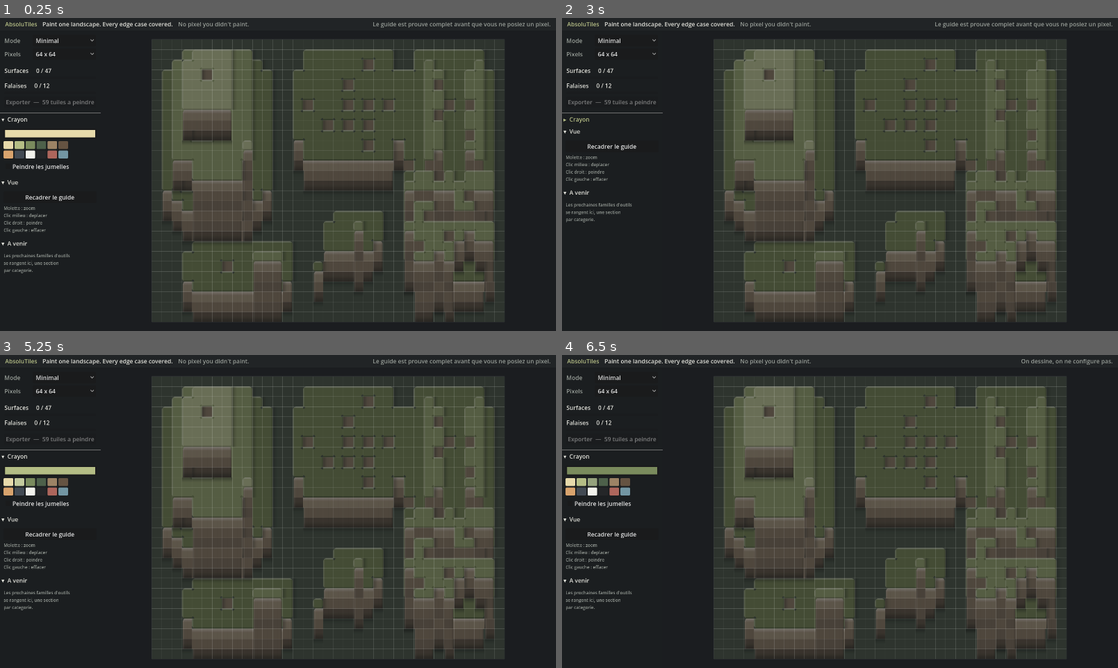
Above: before the commit, frames 1-4 (two rows, left to right).
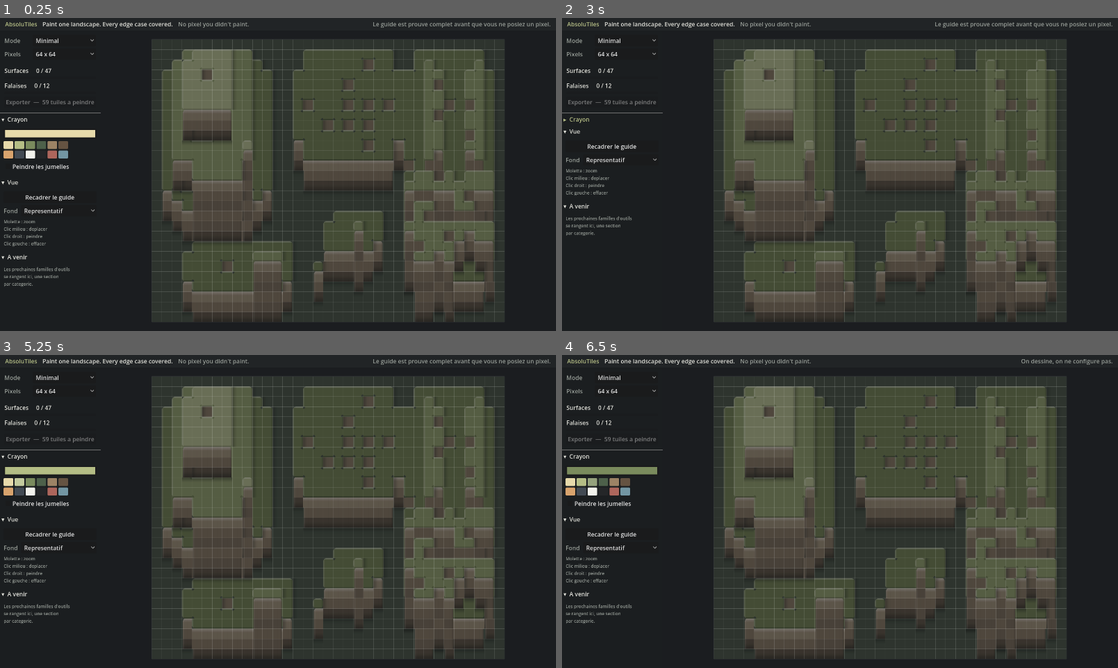
Above: after the commit, the same moments.

Repository: darref/MarchingSquares
Game: Godot game, scene res://ui/editor.tscn
The game is run twice, just before and just after one commit, with the same random seed, the same clock (stepped at 60 frames per second) and the same inputs.
Inputs (mouse positions are in pixels of both pictures, inside the frame that each line leads up to):
- Up to frame 1 (0.25 s): no input
- Up to frame 2 (3 s): click (623, 212) at 0.5 s, where only the run after the commit has a clickable "Representatif"; click "Minimal" at 1.25 s; click "64 x 64" at 2 s; click "▾ Crayon" at 2.75 s
- Up to frame 3 (5.25 s): click "▸ Crayon" at 3.5 s; click (11, 483) at 4.25 s; click (16, 483) at 5 s
- Up to frame 4 (6.5 s): click (589, 483) at 5.75 s

The runs differ from the first frame. In frame 1, 0.7% of the frame differs, in the area x 0-17%, y 60-86%; in frame 2, 0.7%, in the area x 0-17%, y 43-70%; in frame 3, 0.7%; in frame 4, 0.7%.

Commit message:
Style de fond : representatif ou utilisable
Le fond du guide se choisit dans la section Vue. Representatif montre le
paysage tel qu il sera peint ; utilisable montre la structure au trait,
en teinte neutre -- un fond soutenu contamine la lecture des couleurs
qu on pose.

Ce que le style utilisable dit : la silhouette de chaque tuile, quel bord
est la levre et quel bord la face, et a quelle rangee de robe on est. Un
filet en haut pour le chapiteau, en bas pour le pied, un tiret pour le
premier corps, deux pour le second, un trait vertical du cote ou la
falaise s arrete.

Les deux sortent de la meme fonction et du meme relief : un parametre de
guide_image.render(), pas un second dessinateur.

Corrige aussi une confusion ecrite la veille : representative/usable et
lit/unlit sont deux axes ORTHOGONAUX. Le premier dit ce qu on regarde en
peignant et ne change rien a ce qui sort ; le second dit ce qu on
fabrique. Leur seul lien : representative promet de montrer le resultat,
donc il doit suivre l eclairage du mode.

126 verifications, 0 echec.

Co-Authored-By: Claude Opus 5 <noreply@anthropic.com>
Claude-Session: https://claude.ai/code/session_018tvN4TQBR3sh7MsSTnFB1b

Diff:
--- a/render/guide_image.gd
+++ b/render/guide_image.gd
@@ -1,4 +1,19 @@
-# L'ILLUSTRATION DU GUIDE — le paysage tel qu'il sera une fois peint.
+# L'ILLUSTRATION DU GUIDE — deux styles, un seul relief.
+#
+# REPRESENTATIVE montre le paysage tel qu'il sera une fois peint : couleurs, falaises,
+# ombres. C'est ce qu'il faut pour comprendre le guide d'un coup d'oeil.
+#
+# USABLE montre la STRUCTURE plutot que le resultat : au trait, en teinte neutre, contraste
+# bas. C'est ce qu'il faut pour peindre par-dessus -- un fond soutenu contamine la lecture
+# des couleurs qu'on pose, et un aplat vert fait juger faux un vert qu'on essaie.
+#
+# ⚠ CE CHOIX N'EST PAS CELUI DE L'ECLAIRAGE DU TILESET. Le style du fond dit ce qu'on
+# REGARDE en peignant et ne change rien a ce qui sort ; qu'un mode soit eclaire ou non dit
+# ce qu'on FABRIQUE. Les quatre combinaisons ont un sens, et la plus courante est sans
+# doute : tileset eclaire, fond usable.
+#
+# ⚠ LES DEUX SORTENT DE LA MEME FONCTION ET DU MEME RELIEF. Un second dessinateur finirait
+# par raconter un autre guide que le premier, et ce fichier existe pour empecher ca.
 #
 # Elle se calcule entierement depuis le relief : aucune image n'est lue, aucun pixel n'est
 # emprunte. Les 47 silhouettes et les 12 robes suffisent a la dessiner, si bien qu'elle ne
@@ -11,6 +26,11 @@
 # ⚠ AUCUNE DEPENDANCE A UN NOEUD. Image et Color sont des ressources : ce fichier tourne en
 # headless, et l'interface n'aura qu'a en faire une ImageTexture.
 extends RefCounted
+
+enum Style {
+	REPRESENTATIVE,  ## Le paysage fini : pour comprendre.
+	USABLE,          ## La structure au trait : pour peindre dessus.
+}
 
 const HeightMask := preload("res://core/height_mask.gd")
 const Coverage := preload("res://core/coverage.gd")
@@ -51,15 +71,35 @@
 const GROUND_SHADOW: Color = Color(0.086, 0.098, 0.086, 0.38)
 const CONTACT_SHADOW: Color = Color(0.086, 0.098, 0.086, 0.30)
 
+# ⚠ TOUT L'ECART DU STYLE USABLE TIENT DANS UNE BANDE ETROITE. Les etages doivent se
+# distinguer, mais aucun ne doit peser assez pour qu'on juge mal la couleur qu'on pose
+# dessus. D'ou des gris a peine bleutes, et toute l'information portee par le TRAIT.
+const USABLE_PLAIN: Color = Color(0.145, 0.153, 0.169)
+const USABLE_LEVELS: Array[Color] = [
+	Color(0.145, 0.153, 0.169),
+	Color(0.204, 0.216, 0.235),
+	Color(0.243, 0.255, 0.278),
+	Color(0.282, 0.294, 0.318),
+]
+const USABLE_WALL: Color = Color(0.176, 0.180, 0.204)
+const USABLE_EDGE: Color = Color(0.588, 0.627, 0.678)
+const USABLE_LIP: Color = Color(0.870, 0.898, 0.933)
+const USABLE_FACE: Color = Color(0.400, 0.427, 0.470)
+const USABLE_MARK: Color = Color(0.639, 0.678, 0.729)
+
+## Epaisseur du trait, en fraction de case.
+const STROKE: float = 0.055
+
 
 ## Rend le relief en une image. Une case du guide = TILE pixels.
 ## Le cote de tuile est un parametre : l'illustration sert de fond d'ecran a l'editeur,
 ## et doit pouvoir se caler sur la resolution des faux pixels.
-static func render(heights: PackedStringArray, tile_size: int = TILE) -> Image:
+static func render(heights: PackedStringArray, tile_size: int = TILE,
+		style: Style = Style.REPRESENTATIVE) -> Image:
 	var columns: int = HeightMask.width(heights)
 	var rows: int = HeightMask.height(heights)
 	var image: Image = Image.create_empty(columns * tile_size, rows * tile_size, false, Image.FORMAT_RGBA8)
-	image.fill(PLAIN_COLOR)
+	image.fill(USABLE_PLAIN if style == Style.USABLE else PLAIN_COLOR)
 
 	var top_level: int = HeightMask.top_level(heights)
 	var tops: Dictionary = {}
@@ -71,7 +111,7 @@
 					continue
 				var key: Vector2i = Vector2i(index, level)
 				if not tops.has(key):
-					tops[key] = _make_top(index, level, tile_size)
+					tops[key] = _make_top(index, level, tile_size, style)
 				_stamp(image, tops[key], x, y, tile_size)
 
 	var assembled: Dictionary = Walls.assemble(heights)
@@ -84,7 +124,7 @@
 				continue
 			var role: Vector2i = roles[key]
 			if not faces.has(role):
-				faces[role] = _make_wall(role, tile_size)
+				faces[role] = _make_wall(role, tile_size, style)
 			_stamp(image, faces[role], key.x, key.y, tile_size)
 			if role.y == Walls.ROW_FOOT:
 				feet.append(Vector2i(key.x, key.y + 1))
@@ -93,7 +133,7 @@
 	# voisin plus haut porte son ombre vers le sud-est ; au sud c'est deja une robe qui
 	# couvre la case, et il ne reste que le flanc est a assombrir.
 	var contact: Image = _make_contact_shadow(tile_size)
-	for y: int in range(rows):
+	for y: int in range(rows if style == Style.REPRESENTATIVE else 0):
 		for x: int in range(columns):
 			if HeightMask.level_at(heights, x - 1, y) > HeightMask.level_at(heights, x, y):
 				_stamp(image, contact, x, y, tile_size)
@@ -101,7 +141,7 @@
 	# L'ombre portee au sol, sous les pieds de falaise. C'est elle qui donne la hauteur ;
 	# sans elle, un mur ressemble a un aplat colle sur l'herbe.
 	var shadow: Image = _make_ground_shadow(tile_size)
-	for cell: Vector2i in feet:
+	for cell: Vector2i in (feet if style == Style.REPRESENTATIVE else ([] as Array[Vector2i])):
 		if _has_wall_at(roles, cell):
 			continue
 		_stamp(image, shadow, cell.x, cell.y, tile_size)
@@ -154,13 +194,15 @@
 	return image
 
 
-static func _make_top(index: int, level: int, tile_size: int) -> Image:
+static func _make_top(index: int, level: int, tile_size: int, style: Style) -> Image:
 	var side: int = tile_size * SUPERSAMPLE
-	var base: Color = LEVEL_COLORS[mini(level, LEVEL_COLORS.size() - 1)]
+	var usable: bool = style == Style.USABLE
+	var base: Color = USABLE_LEVELS[mini(level, USABLE_LEVELS.size() - 1)] if usable 			else LEVEL_COLORS[mini(level, LEVEL_COLORS.size() - 1)]
 	var buffer: PackedByteArray = _blank(side, base)
 	var outer: float = OUTER_ROUND * float(side)
 	var inner: float = INNER_ROUND * float(side)
 	var lip: float = LIP * float(side)
+	var stroke: float = STROKE * float(side)
 	var north: bool = (index & BlobIndex.N) != 0
 	var east: bool = (index & BlobIndex.E) != 0
 	var south: bool = (index & BlobIndex.S) != 0
@@ -173,6 +215,24 @@
 			if _carved(px, py, last, outer, inner, index, north, east, south, west):
 				continue
 			var color: Color = base
+			if usable:
+				# ⚠ TOUTE L'INFORMATION EST DANS LE TRAIT, et elle est GEOMETRIQUE : le bord
+				# nord est la levre, le bord sud est la ou commence la face. On les distingue
+				# par la clarte du trait, jamais par un aplat -- pour ne rien imposer aux
+				# couleurs qu'on posera par-dessus. Dans un mode eclaire, cette geometrie dit
+				# accessoirement ou le jour se prend ; dans un mode sans lumiere, elle reste
+				# vraie et tout aussi utile. Le style du fond et l'eclairage du mode sont deux
+				# choses.
+				var on_edge: bool = _on_outline(px, py, last, outer, inner, stroke,
+						index, north, east, south, west)
+				if on_edge:
+					color = USABLE_EDGE
+					if not north and py < stroke * 2.0:
+						color = USABLE_LIP
+					elif not south and py > last - stroke * 2.0:
+						color = USABLE_FACE
+				_put(buffer, side, x, y, color)
+				continue
 			# La lumiere vient du nord-ouest : la levre y est eclairee, l'autre bord recule.
 			if not north and py < lip:
 				color = base.lightened(0.30)
@@ -223,7 +283,94 @@
 	return false
 
 
-static func _make_wall(role: Vector2i, tile_size: int) -> Image:
+## Vrai si le pixel -- deja connu comme etant DANS la matiere -- touche le bord de la
+## silhouette : les cotes ouverts, les arcs des coins arrondis, et ceux des encoches. C'est
+## ce trait qui porte toute la lecture du style usable.
+static func _on_outline(px: float, py: float, last: float, outer: float, inner: float,
+		stroke: float, index: int, north: bool, east: bool, south: bool, west: bool) -> bool:
+	if not north and py < stroke:
+		return true
+	if not south and py > last - stroke:
+		return true
+	if not west and px < stroke:
+		return true
+	if not east and px > last - stroke:
+		return true
+	var corners: Array = [
+		[north, east, (index & BlobIndex.NE) != 0, last, 0.0],
+		[south, east, (index & BlobIndex.SE) != 0, last, last],
+		[south, west, (index & BlobIndex.SW) != 0, 0.0, last],
+		[north, west, (index & BlobIndex.NW) != 0, 0.0, 0.0],
+	]
+	for corner: Array in corners:
+		var side_a: bool = corner[0]
+		var side_b: bool = corner[1]
+		var diagonal: bool = corner[2]
+		var cx: float = corner[3]
+		var cy: float = corner[4]
+		if not side_a and not side_b:
+			var centre_x: float = cx + (outer if cx == 0.0 else -outer)
+			var centre_y: float = cy + (outer if cy == 0.0 else -outer)
+			var ox: float = px - centre_x
+			var oy: float = py - centre_y
+			var outward_x: bool = (px < centre_x) if cx == 0.0 else (px > centre_x)
+			var outward_y: bool = (py < centre_y) if cy == 0.0 else (py > centre_y)
+			if outward_x and outward_y and absf(sqrt(ox * ox + oy * oy) - outer) < stroke:
+				return true
+		elif side_a and side_b and not diagonal:
+			var dx: float = px - cx
+			var dy: float = py - cy
+			if absf(sqrt(dx * dx + dy * dy) - inner) < stroke:
+				return true
+	return false
+
+
+## LA ROBE AU TRAIT — on ne montre pas la roche, on montre a quelle rangee on est.
+##
+## Le code se lit d'un coup d'oeil : un trait en haut pour le chapiteau, un trait en bas
+## pour le pied, un tiret au milieu pour le premier corps, deux pour le second. Et un trait
+## vertical du cote ou la falaise s'arrete, qui dit le pan.
+static func _make_wall_usable(role: Vector2i, tile_size: int) -> Image:
+	var side: int = tile_size * SUPERSAMPLE
+	var buffer: PackedByteArray = _blank(side, USABLE_WALL)
+	var last: float = float(side - 1)
+	var stroke: float = STROKE * float(side)
+	var margin: float = 0.10 * float(side)
+	var left_end: bool = role.x == Walls.PAN_LEFT
+	var right_end: bool = role.x == Walls.PAN_RIGHT
+	for y: int in range(side):
+		for x: int in range(side):
+			var px: float = float(x)
+			var py: float = float(y)
+			if left_end and px < margin:
+				continue
+			if right_end and px > last - margin:
+				continue
+			var color: Color = USABLE_WALL
+			var marked: bool = false
+			if left_end and px < margin + stroke:
+				color = USABLE_EDGE
+				marked = true
+			elif right_end and px > last - margin - stroke:
+				color = USABLE_EDGE
+				marked = true
+			if not marked:
+				var inset: float = last * 0.32
+				if role.y == Walls.ROW_CROWN and py < stroke:
+					color = USABLE_LIP
+				elif role.y == Walls.ROW_FOOT and py > last - stroke:
+					color = USABLE_FACE
+				elif role.y == 1 and absf(py - last * 0.5) < stroke * 0.5 						and px > inset and px < last - inset:
+					color = USABLE_MARK
+				elif role.y == 2 and (absf(py - last * 0.35) < stroke * 0.5 						or absf(py - last * 0.65) < stroke * 0.5) 						and px > inset and px < last - inset:
+					color = USABLE_MARK
+			_put(buffer, side, x, y, color)
+	return _finish(buffer, side, tile_size)
+
+
+static func _make_wall(role: Vector2i, tile_size: int, style: Style) -> Image:
+	if style == Style.USABLE:
+		return _make_wall_usable(role, tile_size)
 	var side: int = tile_size * SUPERSAMPLE
 	var base: Color = STONE_BODY_A
 	match role.y:
--- a/render/preview.gd
+++ b/render/preview.gd
@@ -1,8 +1,9 @@
 # Ecrit l'illustration du guide sur disque.
 #
-#   godot --headless --path . --script res://render/preview.gd [guide] [sortie]
+#   godot --headless --path . --script res://render/preview.gd -- [guide] [sortie] [style]
 #
-# Par defaut : le guide du mode minimal, vers guides/minimal_preview.png.
+# Par defaut : le guide du mode minimal, vers guides/minimal_preview.png, style
+# representative. Le troisieme argument accepte « usable ».
 extends SceneTree
 
 const HeightMask := preload("res://core/height_mask.gd")
@@ -19,7 +20,10 @@
 		quit(1)
 		return
 	var heights: PackedStringArray = HeightMask.read(guide_path)
-	var image: Image = GuideImage.render(heights)
+	var style: GuideImage.Style = GuideImage.Style.REPRESENTATIVE
+	if arguments.size() > 2 and arguments[2] == "usable":
+		style = GuideImage.Style.USABLE
+	var image: Image = GuideImage.render(heights, GuideImage.TILE, style)
 	var error: Error = image.save_png(ProjectSettings.globalize_path(output_path))
 	if error != OK:
 		printerr("ecriture impossible : %d" % error)
--- a/tests/run.gd
+++ b/tests/run.gd
@@ -515,6 +515,15 @@
 	var again: Image = GuideImage.render(heights)
 	_check_equal(again.get_data(), image.get_data(), "le rendu est deterministe")
 
+	# ⚠ LES DEUX STYLES SORTENT DE LA MEME FONCTION ET DU MEME RELIEF, mais ne montrent pas
+	# la meme chose : l un le resultat, l autre la structure.
+	var usable: Image = GuideImage.render(heights, GuideImage.TILE, GuideImage.Style.USABLE)
+	_check_equal(usable.get_size(), image.get_size(), "les deux styles ont la meme taille")
+	_check(usable.get_data() != image.get_data(), "le style utilisable rend autre chose")
+	var neutral: Color = usable.get_pixel(4 * GuideImage.TILE + half, 6 * GuideImage.TILE + half)
+	_check(absf(neutral.r - neutral.g) < 0.08 and absf(neutral.g - neutral.b) < 0.08,
+			"le fond utilisable est neutre : il n impose aucune teinte aux couleurs qu on pose")
+
 
 # --- Etat du guide candidat (informatif, pas une assertion) -----------------
 
--- a/ui/editor.gd
+++ b/ui/editor.gd
@@ -15,6 +15,7 @@
 const Variants := preload("res://core/variants.gd")
 const Walls := preload("res://core/walls.gd")
 const BlobIndex := preload("res://core/blob_index.gd")
+const GuideImage := preload("res://render/guide_image.gd")
 
 ## Part de l'ecran occupee par la fenetre au lancement.
 const WINDOW_SCREEN_SHARE: float = 0.95
@@ -43,6 +44,7 @@
 	_apply_window_size()
 	_fill_modes()
 	_fill_resolutions()
+	_fill_styles()
 	var work: Control = %WorkArea
 	work.painting_changed.connect(_refresh_counters)
 	var mode_choice: OptionButton = %ModeChoice
@@ -55,6 +57,7 @@
 		var button: Button = swatch as Button
 		if button != null:
 			button.pressed.connect(_on_swatch_pressed.bind(button))
+	(%StyleChoice as OptionButton).item_selected.connect(_on_style_selected)
 	(%TwinsCheck as CheckBox).toggled.connect(_on_twins_toggled)
 	(%FitButton as Button).pressed.connect(_on_fit_pressed)
 	(%ExportButton as Button).pressed.connect(_on_export_pressed)
@@ -124,6 +127,24 @@
 			choice.select(choice.item_count - 1)
 
 
+## ⚠ CE CHOIX EST UNE AIDE A LA VUE, PAS UN REGLAGE DU PRODUIT. Il dit ce qu'on regarde en
+## peignant, et rien de ce qui sort n'en depend -- a ne pas confondre avec l'eclairage du
+## mode, qui, lui, change ce qu'on fabrique.
+func _fill_styles() -> void:
+	var choice: OptionButton = %StyleChoice
+	choice.clear()
+	choice.add_item("Representatif")
+	choice.set_item_metadata(0, GuideImage.Style.REPRESENTATIVE)
+	choice.add_item("Utilisable")
+	choice.set_item_metadata(1, GuideImage.Style.USABLE)
+	choice.select(0)
+
+
+func _on_style_selected(index: int) -> void:
+	var choice: OptionButton = %StyleChoice
+	(%WorkArea as Control).set_guide_style(choice.get_item_metadata(index))
+
+
 func _current_mode() -> StringName:
 	var choice: OptionButton = %ModeChoice
 	return choice.get_item_metadata(choice.selected)
--- a/ui/editor.tscn
+++ b/ui/editor.tscn
@@ -607,6 +607,21 @@
 layout_mode = 2
 text = "Recadrer le guide"
 
+[node name="StyleRow" type="HBoxContainer" parent="Layout/Body/Sidebar/Column/ToolsScroll/Sections/ViewSection/Content/Items"]
+layout_mode = 2
+
+[node name="StyleLabel" type="Label" parent="Layout/Body/Sidebar/Column/ToolsScroll/Sections/ViewSection/Content/Items/StyleRow"]
+custom_minimum_size = Vector2(44, 0)
+layout_mode = 2
+theme_override_colors/font_color = Color(0.588, 0.612, 0.588, 1)
+text = "Fond"
+
+[node name="StyleChoice" type="OptionButton" parent="Layout/Body/Sidebar/Column/ToolsScroll/Sections/ViewSection/Content/Items/StyleRow"]
+unique_name_in_owner = true
+layout_mode = 2
+size_flags_horizontal = 3
+tooltip_text = "Ce qu on regarde en peignant. Ne change rien a ce qui sort."
+
 [node name="ViewHint" type="Label" parent="Layout/Body/Sidebar/Column/ToolsScroll/Sections/ViewSection/Content/Items" unique_id=1659373790]
 layout_mode = 2
 theme_override_font_sizes/font_size = 12
--- a/ui/screenshot.gd
+++ b/ui/screenshot.gd
@@ -2,6 +2,8 @@
 
 var _frames: int = 0
 var _target: String = "shot.png"
+var _style: int = -1
+var _editor: Node = null
 
 
 func _initialize() -> void:
@@ -13,11 +15,21 @@
 		printerr("scene illisible")
 		quit(1)
 		return
-	root.add_child(scene.instantiate())
+	_editor = scene.instantiate()
+	root.add_child(_editor)
+	# Second argument facultatif : « usable » pour capturer l autre style de fond.
+	if arguments.size() > 1 and arguments[1] == "usable":
+		_style = 1
 
 
+## ⚠ ON N'AGIT PAS SUR LA SCENE DEPUIS _initialize(). A ce moment l'arbre n'a pas encore
+## demarre : les _ready() n'ont pas tourne, et les listes deroulantes sont vides.
 func _process(_delta: float) -> bool:
 	_frames += 1
+	if _frames == 3 and _style >= 0:
+		var choice: OptionButton = _editor.get_node("%StyleChoice")
+		choice.select(_style)
+		choice.item_selected.emit(_style)
 	if _frames < 20:
 		return false
 	var image: Image = root.get_texture().get_image()
--- a/ui/work_area.gd
+++ b/ui/work_area.gd
@@ -27,7 +27,10 @@
 const PIXEL_GRID_FROM: float = 5.0
 
 const BACKDROP: Color = Color(0.106, 0.114, 0.125)
+# Le fond representatif est soutenu : on l'attenue pour que les pixels poses ressortent.
+# Le fond utilisable est deja en teinte basse, il n'a pas besoin d'etre efface.
 const GUIDE_TINT: Color = Color(1.0, 1.0, 1.0, 0.55)
+const GUIDE_TINT_USABLE: Color = Color(1.0, 1.0, 1.0, 0.92)
 const TILE_LINE: Color = Color(1.0, 1.0, 1.0, 0.16)
 const PIXEL_LINE: Color = Color(1.0, 1.0, 1.0, 0.05)
 const HOVER_OK: Color = Color(1.0, 1.0, 1.0, 0.85)
@@ -39,6 +42,10 @@
 ## ⚠ CE N'EST PAS UN REGLAGE DU PRODUIT, c'est une aide au geste : elle ne change rien a ce
 ## qui sort, seulement au nombre de fois qu'il faut refaire le meme dessin.
 var paint_twins: bool = false
+
+## Ce qu'on regarde en peignant. ⚠ Rien de ce qui sort n'en depend : ce n'est pas
+## l'eclairage du tileset, c'est le fond de l'ecran.
+var guide_style: GuideImage.Style = GuideImage.Style.REPRESENTATIVE
 
 ## Largeur occupee par la barre d'outils, qui est posee SUR la zone de travail.
 ## ⚠ ELLE NE SERT QU AU CADRAGE. On ne bride pas le dessin a cette marge : le guide peut
@@ -124,8 +131,7 @@
 		var wall_twins: Array[Vector2i] = group
 		for cell: Vector2i in wall_twins:
 			_twin_of[cell] = wall_twins
-	var image: Image = GuideImage.render(heights, GUIDE_TILE)
-	_background = ImageTexture.create_from_image(image)
+	_redraw_background()
 	# ⚠ ON NE CADRE PAS TOUT DE SUITE. Au premier chargement, le conteneur n'a pas encore
 	# donne sa taille : cadrer ici reviendrait a cadrer sur une fenetre qui n'existe plus.
 	# On demande le cadrage, et c'est le premier redimensionnement qui l'execute.
@@ -163,6 +169,21 @@
 	return cells
 
 
+## Change le style du fond. Le relief ne bouge pas : seule sa representation change.
+func set_guide_style(style: GuideImage.Style) -> void:
+	if style == guide_style:
+		return
+	guide_style = style
+	_redraw_background()
+	queue_redraw()
+
+
+func _redraw_background() -> void:
+	if _heights.is_empty():
+		return
+	_background = ImageTexture.create_from_image(GuideImage.render(_heights, GUIDE_TILE, guide_style))
+
+
 ## Recadre le guide entier dans la fenetre.
 func fit() -> void:
 	var columns: int = HeightMask.width(_heights)
@@ -191,7 +212,8 @@
 		return
 	var span: Vector2 = Vector2(float(columns), float(rows)) * _tile_px
 	if _background != null:
-		draw_texture_rect(_background, Rect2(_origin, span), false, GUIDE_TINT)
+		var tint: Color = GUIDE_TINT_USABLE if guide_style == GuideImage.Style.USABLE else GUIDE_TINT
+		draw_texture_rect(_background, Rect2(_origin, span), false, tint)
 
 	for cell: Vector2i in _textures.keys():
 		var texture: ImageTexture = _textures[cell]
Not shown, changed: CLAUDE.md
